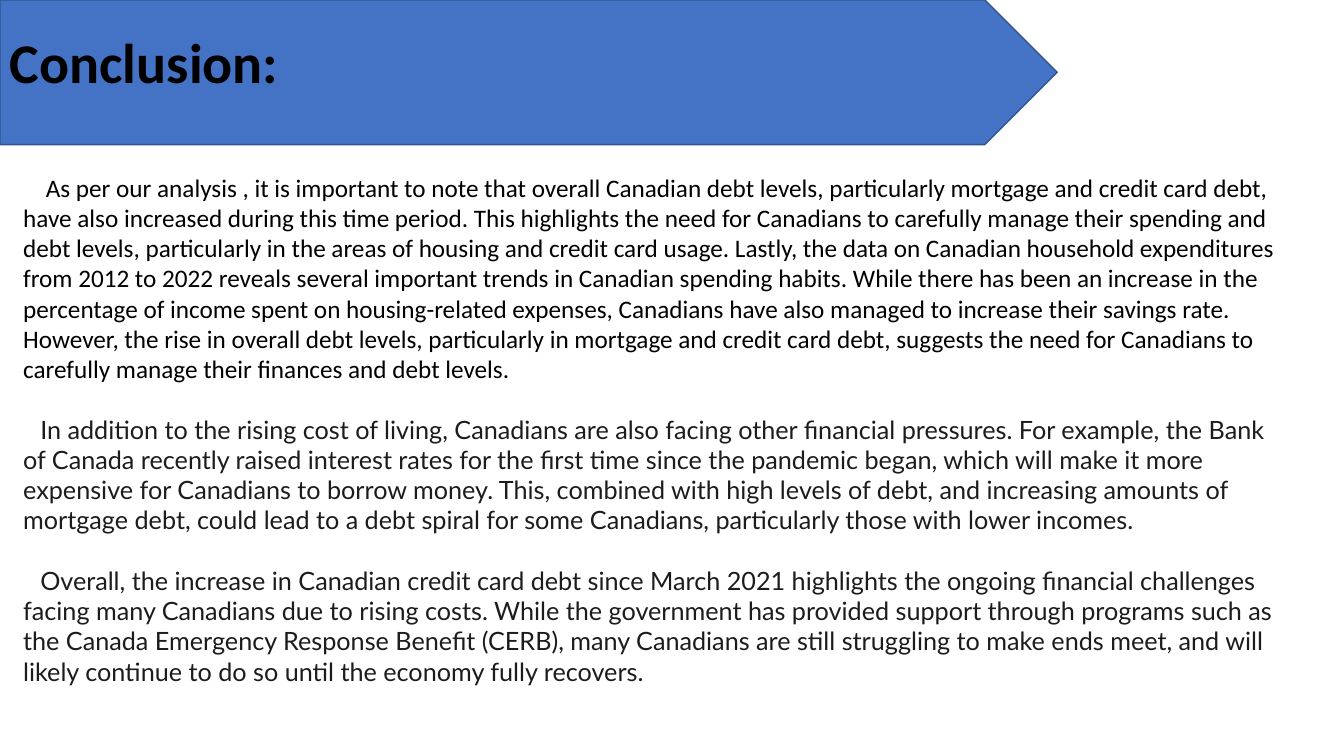
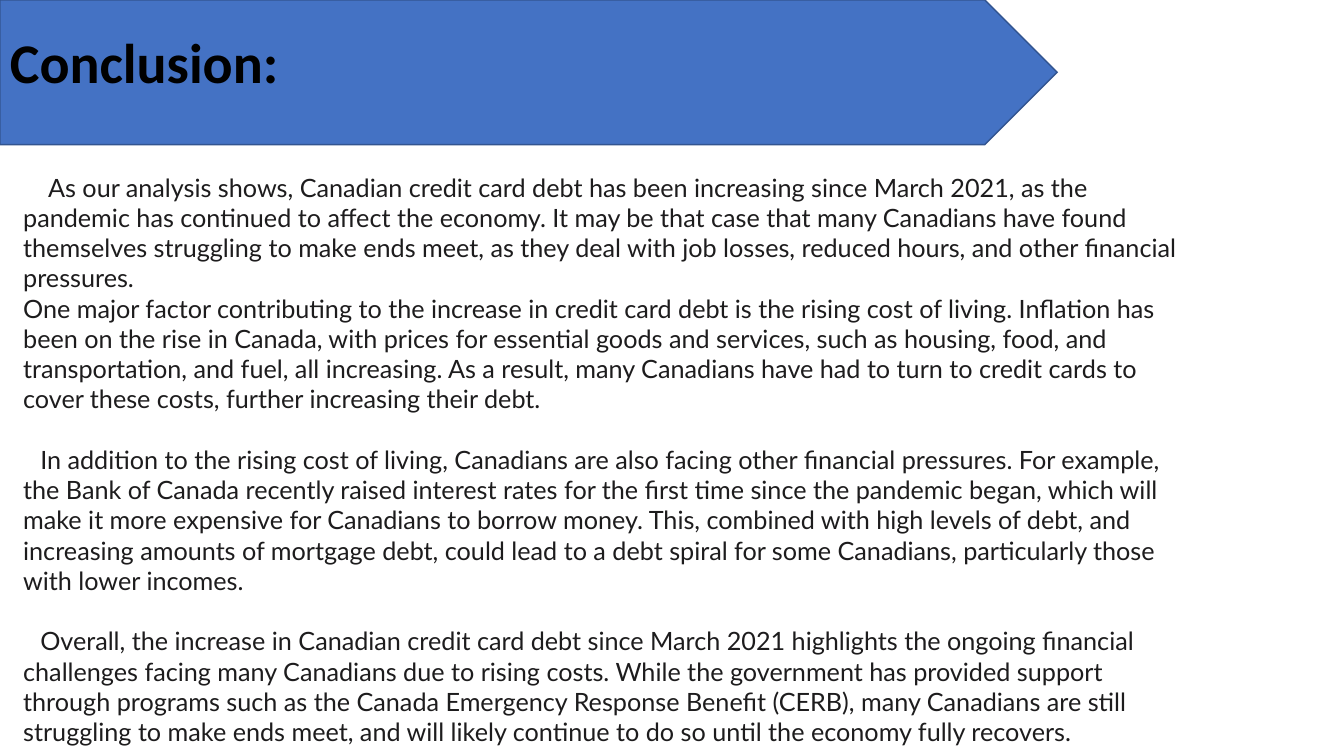
Before and after one commit to kristianrafuse/Canadian-Household-Finance-Study, a slide deck: slide 20 of Final Project 1.pptx (slide 21 before the commit). Drawn at 1344x756 pixels with LibreOffice and Linux fonts; fonts in the diff are those of the drawing. Boxes give left, top, right and bottom in pixels: in the first picture for what was removed or moved away, otherwise in the second. Text is boxed around its words. In the diff, an @@ line names an element or a change of style, - is before the commit and + after.

```diff
--- a/Final Project 1.pptx
+++ b/Final Project 1.pptx
@@ text at <box>23,178,1177,413</box>: text changed; font Calibri to Lato; text colour #000000 to #1D1C1D @@
-As per our analysis , it is important to note that overall Canadian debt levels, particularly mortgage and credit card debt, have also increased during this time period. This highlights the need for Canadians to carefully manage their spending and debt levels, particularly in the areas of housing and credit card usage. Lastly, the data on Canadian household expenditures from 2012 to 2022 reveals several important trends in Canadian spending habits. While there has been an increase in the percentage of income spent on housing-related expenses, Canadians have also managed to increase their savings rate. However, the rise in overall debt levels, particularly in mortgage and credit card debt, suggests the need for Canadians to carefully manage their finances and debt levels.
+As our analysis shows, Canadian credit card debt has been increasing since March 2021, as the pandemic has continued to affect the economy. It may be that case that many Canadians have found themselves struggling to make ends meet, as they deal with job losses, reduced hours, and other financial pressures.
+One major factor contributing to the increase in credit card debt is the rising cost of living. Inflation has been on the rise in Canada, with prices for essential goods and services, such as housing, food, and transportation, and fuel, all increasing. As a result, many Canadians have had to turn to credit cards to cover these costs, further increasing their debt.
```
Also in this commit, not shown: 12 other slides changed, 1 slide added, 3 slides removed.
